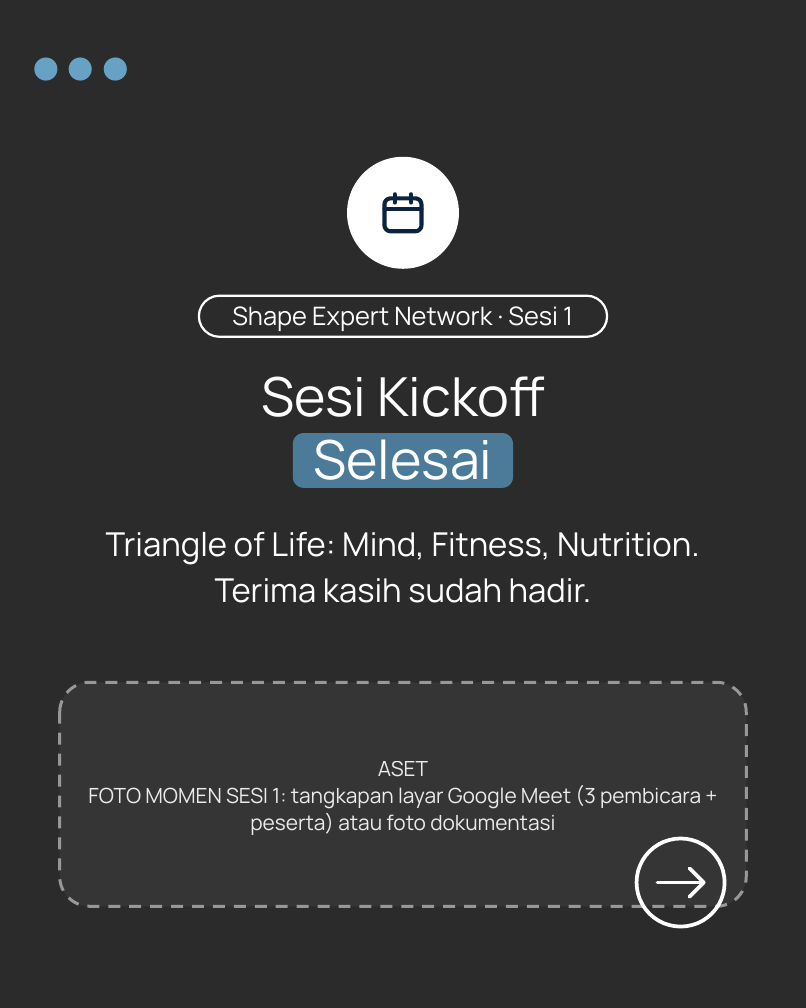
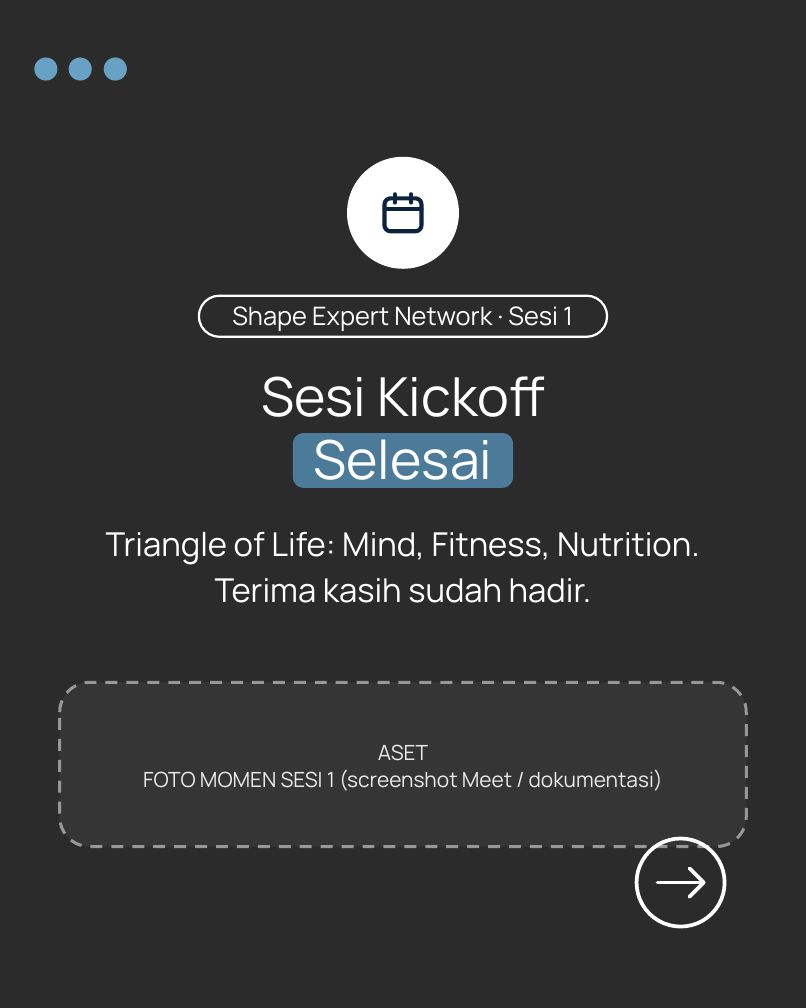
Before and after one commit to aljihadjundy-oss/jundy-aljihad, a slide deck: slide 1 of carousel-output/C04-recap-kickoff/C04.pptx. Drawn at 806x1008 pixels with LibreOffice and Linux fonts; fonts in the diff are those of the drawing; background and template pictures are left out; a plain dark background stands for a picture behind light text. Boxes give left, top, right and bottom in pixels: in the first picture for what was removed or moved away, otherwise in the second. Text is boxed around its words. In the diff, an @@ line names an element or a change of style, - is before the commit and + after.

```diff
--- a/carousel-output/C04-recap-kickoff/C04.pptx
+++ b/carousel-output/C04-recap-kickoff/C04.pptx
@@ rounded rectangle "ASET FOTO MOMEN SESI 1 ...": place and size @@
-rounded rectangle "ASET FOTO MOMEN SESI 1 ..." at bbox=[59, 682, 746, 906]
+rounded rectangle "ASET FOTO MOMEN SESI 1 ..." at bbox=[59, 682, 746, 846]
@@ rounded rectangle "ASET FOTO MOMEN SESI 1 ..." at bbox=[59, 682, 746, 846]: proportions changed @@
@@ text in rounded rectangle at bbox=[143, 744, 663, 791]: text changed @@
-ASET
-FOTO MOMEN SESI 1: tangkapan layar Google Meet (3 pembicara + peserta) atau foto dokumentasi
+ASET
+FOTO MOMEN SESI 1 (screenshot Meet / dokumentasi)
```
Also in this commit, not shown: 3 other slides changed, 9 other files.
